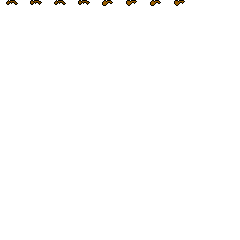
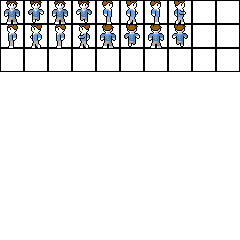
Two versions of the same layered image (240 x 240). Layer-by-layer changes:
showed "Pants", painted on it over [8,17,183,47]
showed "Shirt", painted on it over [5,9,187,41]
painted on "Hair" over [7,24,186,31]
showed "Eyes", painted on it over [10,4,182,30]
showed "Body_Outline", painted on it over [4,1,188,48]
showed "Body_Fill", painted on it over [5,2,187,48]
showed "template", painted on it over [0,0,240,72]
